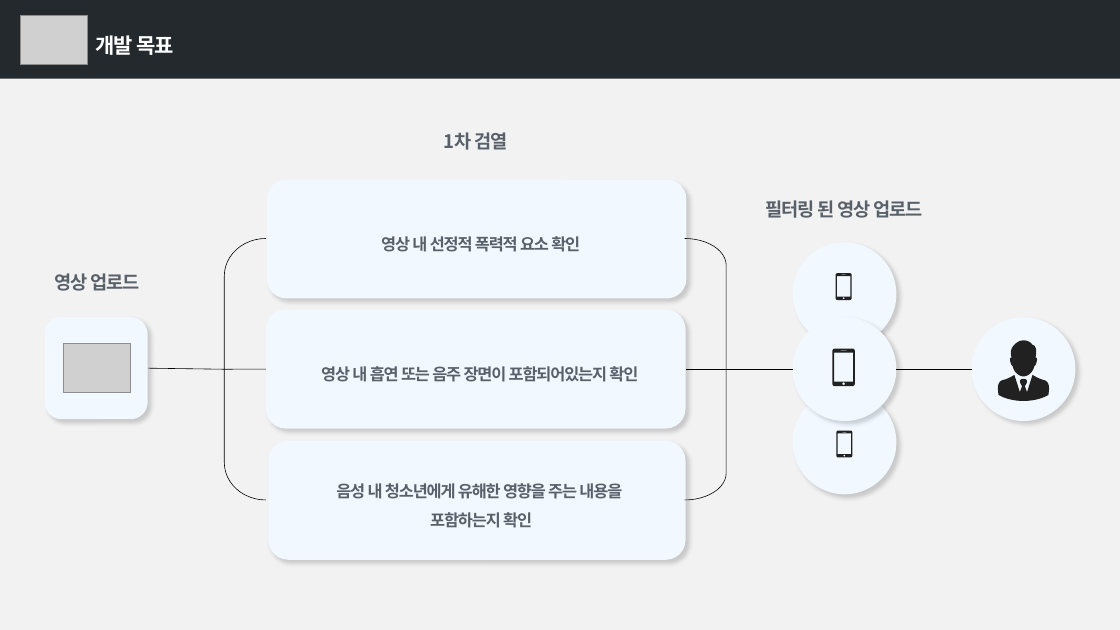
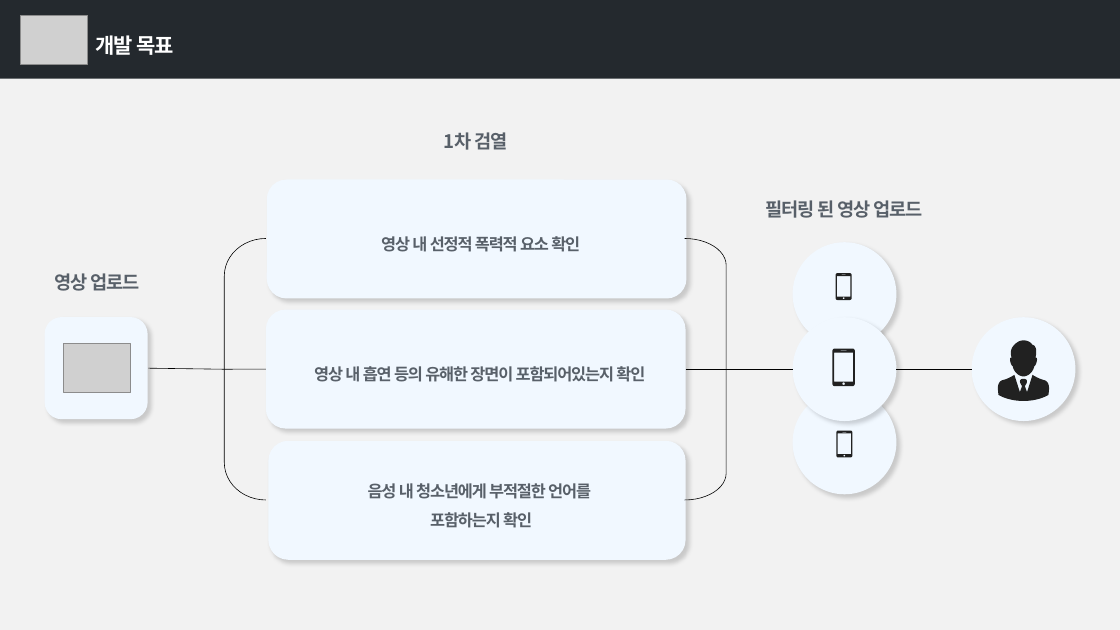
Before and after one commit to kookmin-sw/capstone-2020-4, a slide deck: slide 8 of doc/2020-4조_발표PPT.pptx. Drawn at 1120x630 pixels with LibreOffice and Linux fonts; fonts in the diff are those of the drawing; grey boxes stand for pictures. Boxes give left, top, right and bottom in pixels: in the first picture for what was removed or moved away, otherwise in the second. Text is boxed around its words. In the diff, an @@ line names an element or a change of style, - is before the commit and + after.

```diff
--- a/doc/2020-4조_발표PPT.pptx
+++ b/doc/2020-4조_발표PPT.pptx
@@ text in rounded rectangle at (314,366,645,382): text changed @@
-  영상 내 흡연 또는 음주 장면이 포함되어있는지 확인
+  영상 내 흡연 등의 유해한 장면이 포함되어있는지 확인
@@ text in rounded rectangle at (368,483,591,499): text changed @@
-  음성 내 청소년에게 유해한 영향을 주는 내용을
+  음성 내 청소년에게 부적절한 언어를
```
Also in this commit, not shown: 2 other slides changed.
